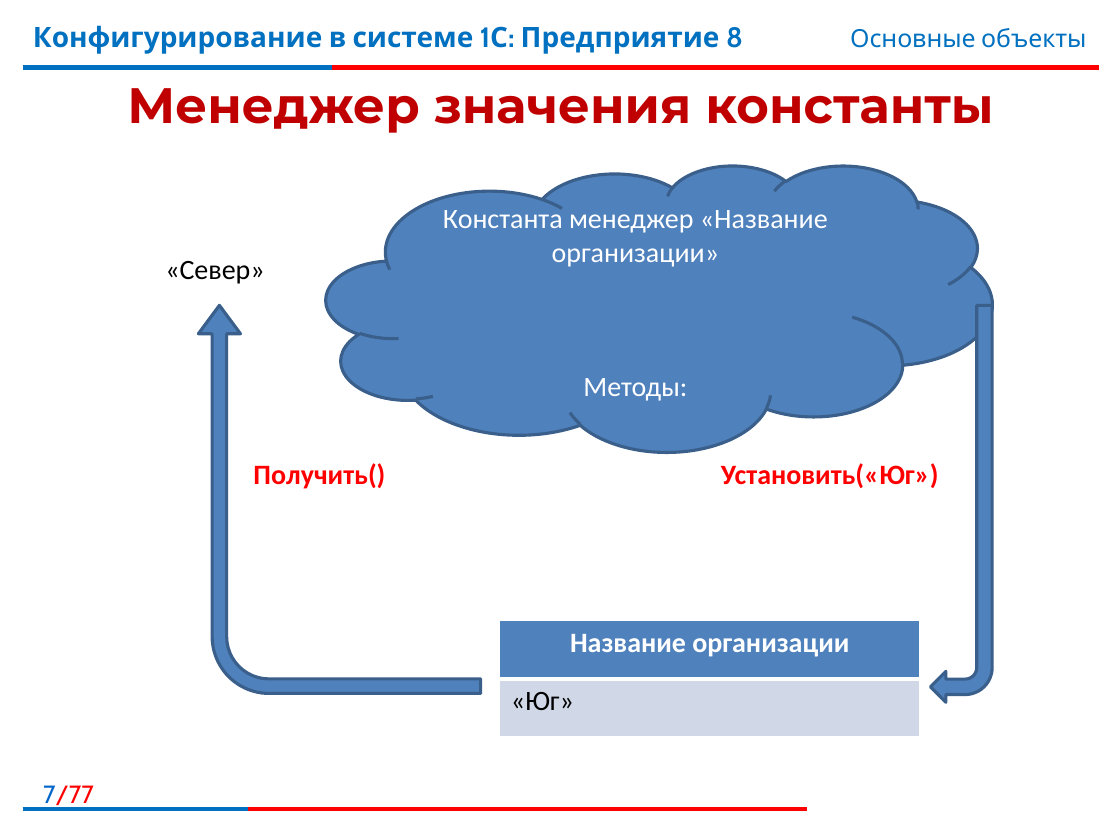
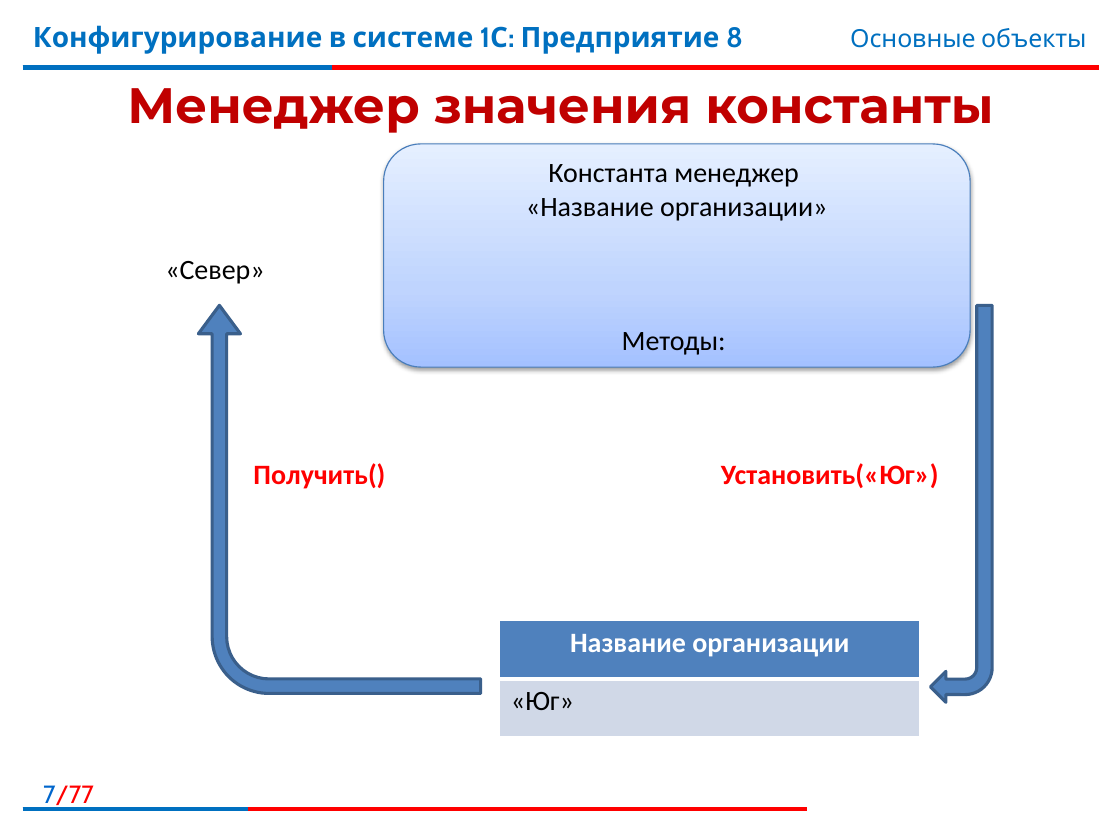
Before and after one commit to bestteacher-1c/documents_compl_kurs, a slide deck: slide 7 of Занятие_04/Иллюстрации4.pptx. Drawn at 1120x840 pixels with LibreOffice and Linux fonts; fonts in the diff are those of the drawing; background and template pictures are left out. Boxes give left, top, right and bottom in pixels: in the first picture for what was removed or moved away, otherwise in the second. Text is boxed around its words. In the diff, an @@ line names an element or a change of style, - is before the commit and + after.

```diff
--- a/Занятие_04/Иллюстрации4.pptx
+++ b/Занятие_04/Иллюстрации4.pptx
@@ rounded rectangle "Константа менеджер «Название организации»": place and size @@
-rounded rectangle "Константа менеджер «Название организации»" at <box>326,165,992,451</box>
+rounded rectangle "Константа менеджер «Название организации»" at <box>384,143,971,366</box>
@@ rounded rectangle "Константа менеджер «Название организации»" at <box>384,143,971,366</box>: text colour #FFFFFF to #000000; cloud to rounded rectangle; fill #4F81BD to gradient #A4C4FF to #BFD4FF to #E6EEFF; outline #3A5F8C 2 pt to #4B7EBC 0.75 pt; shadow on @@
```
Also in this commit, not shown: 19 other slides changed, 30 slides added, 28 slides removed, 9 other files.
